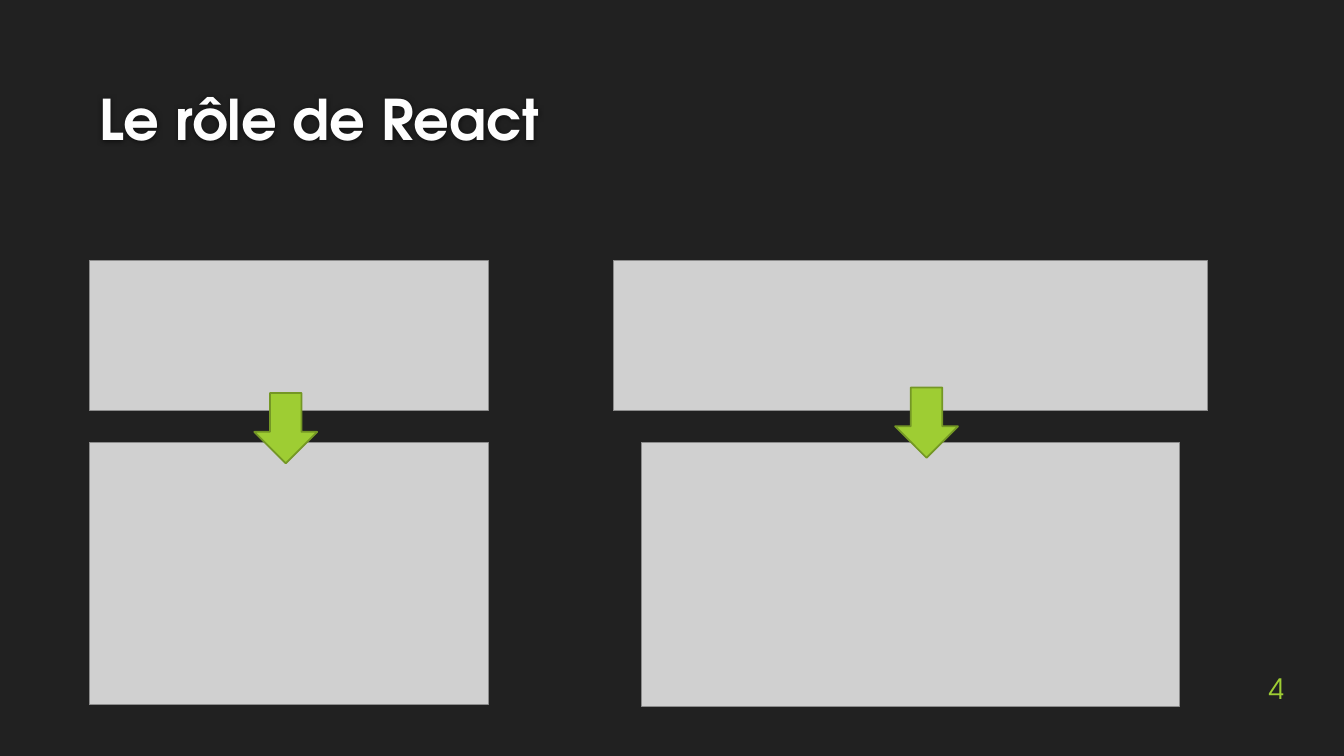
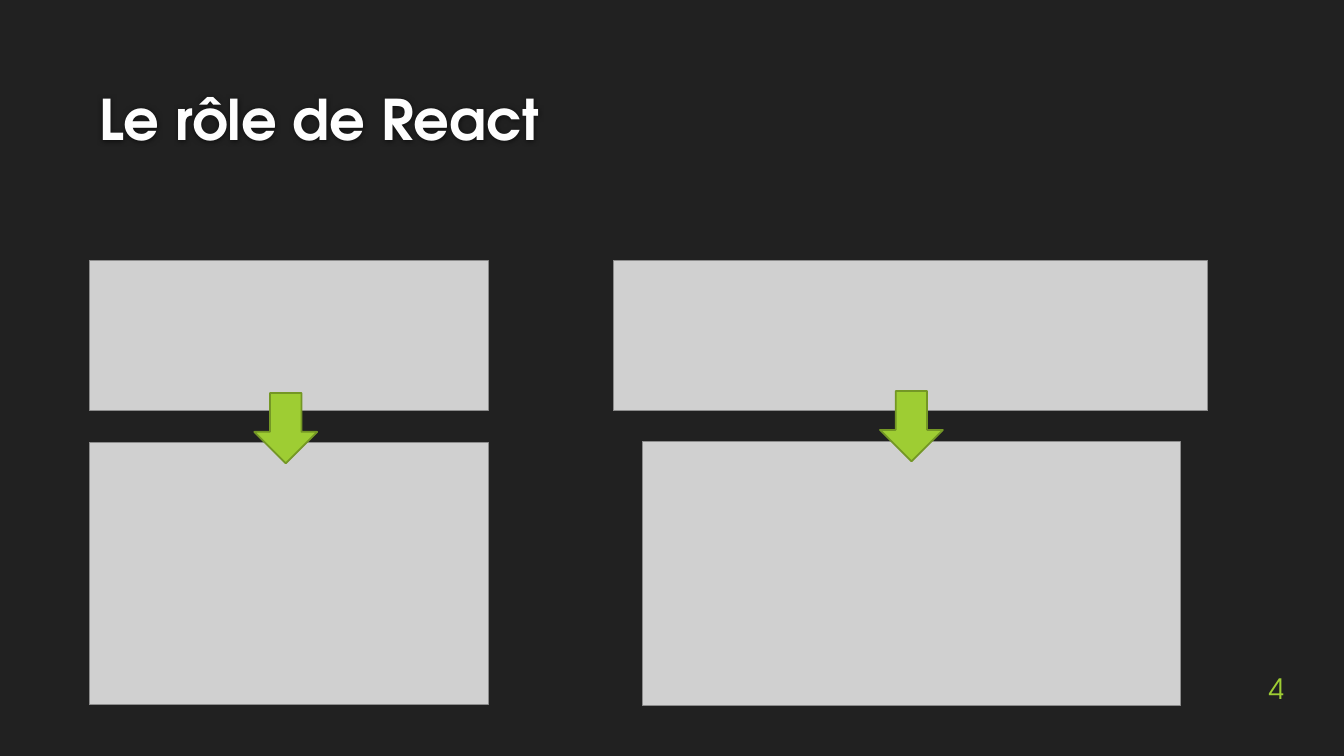
Before and after one commit to MartinBolot/Cours-IUT-Lyon1, a slide deck: slide 4 of Stage/Soutenance/presentation_soutenance.pptx. Drawn at 1344x756 pixels with LibreOffice and Linux fonts; fonts in the diff are those of the drawing; grey boxes stand for pictures; background and template pictures are left out. Boxes give left, top, right and bottom in pixels: in the first picture for what was removed or moved away, otherwise in the second. Text is boxed around its words. In the diff, an @@ line names an element or a change of style, - is before the commit and + after.

```diff
--- a/Stage/Soutenance/presentation_soutenance.pptx
+++ b/Stage/Soutenance/presentation_soutenance.pptx
@@ down arrow: place and size @@
-down arrow at [895,387,958,458]
+down arrow at [880,391,943,462]
```
Also in this commit, not shown: 4 other slides changed, 3 slides added, 3 slides removed, 5 other files.
